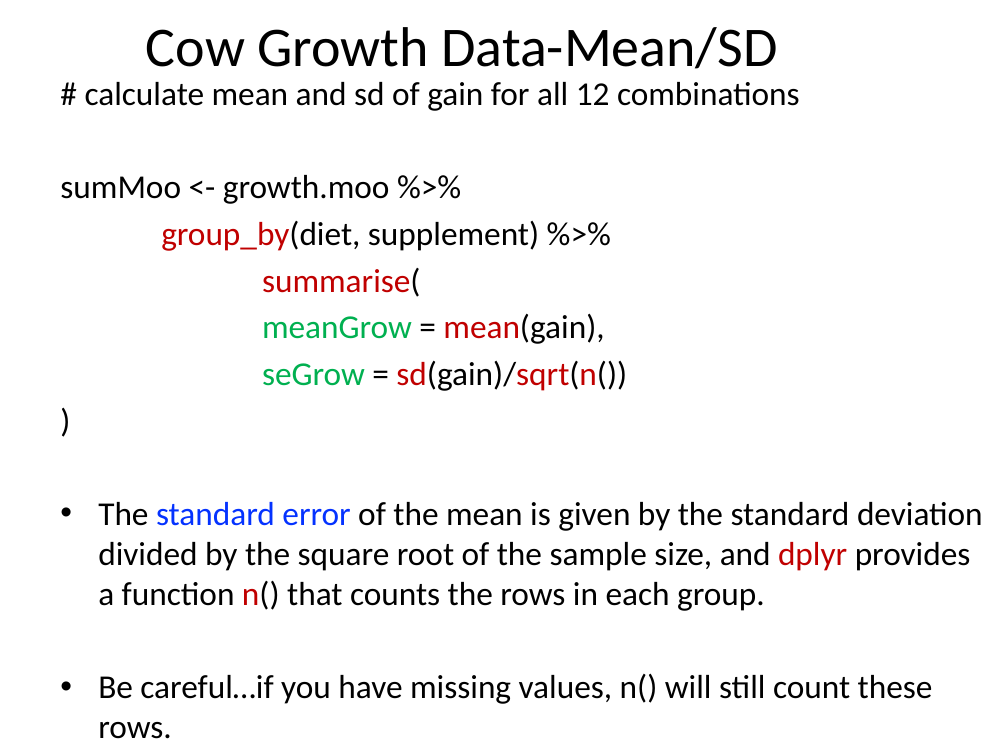
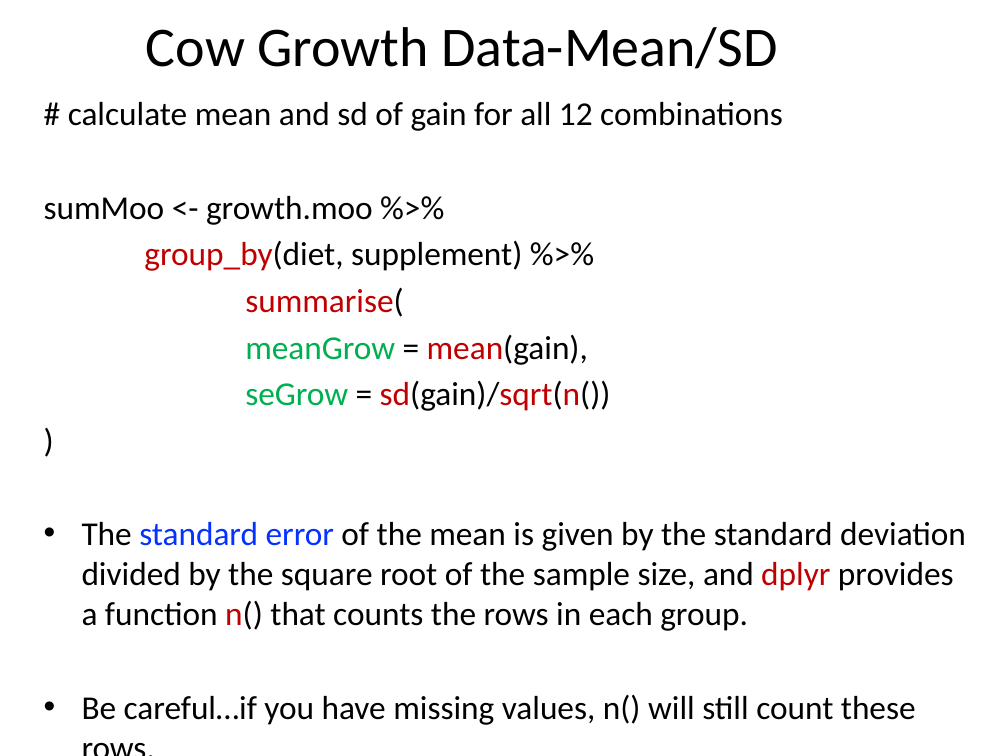
Before and after one commit to cmgienger/6-2WayANOVA, a slide deck: slide 17 of 6-2Way_ANOVA.pptx (slide 18 before the commit). Drawn at 1008x756 pixels with LibreOffice and Linux fonts; fonts in the diff are those of the drawing. Boxes give left, top, right and bottom in pixels: in the first picture for what was removed or moved away, otherwise in the second. Text is boxed around its words. In the diff, an @@ line names an element or a change of style, - is before the commit and + after.

```diff
--- a/6-2Way_ANOVA.pptx
+++ b/6-2Way_ANOVA.pptx
@@ text "# calculate mean and sd ..." rewrapped from (60,82,983,739) to (44,102,966,725) @@
```
Also in this commit, not shown: 5 other slides changed, 1 slide removed, 2 other files.
